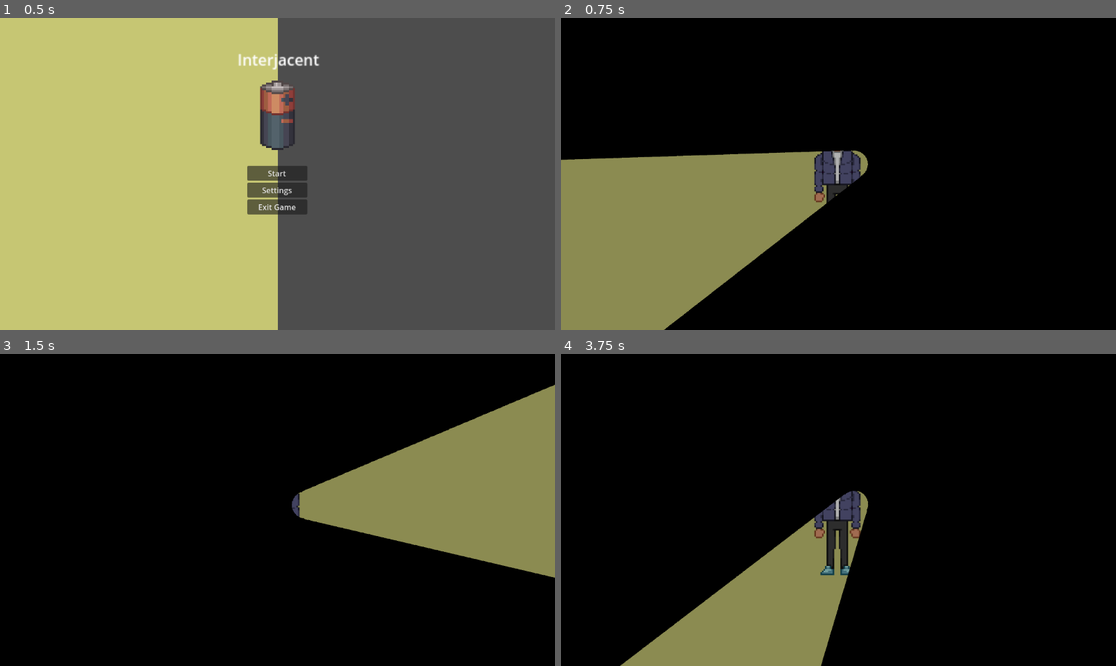
Above: before the commit, frames 1-4 (two rows, left to right).
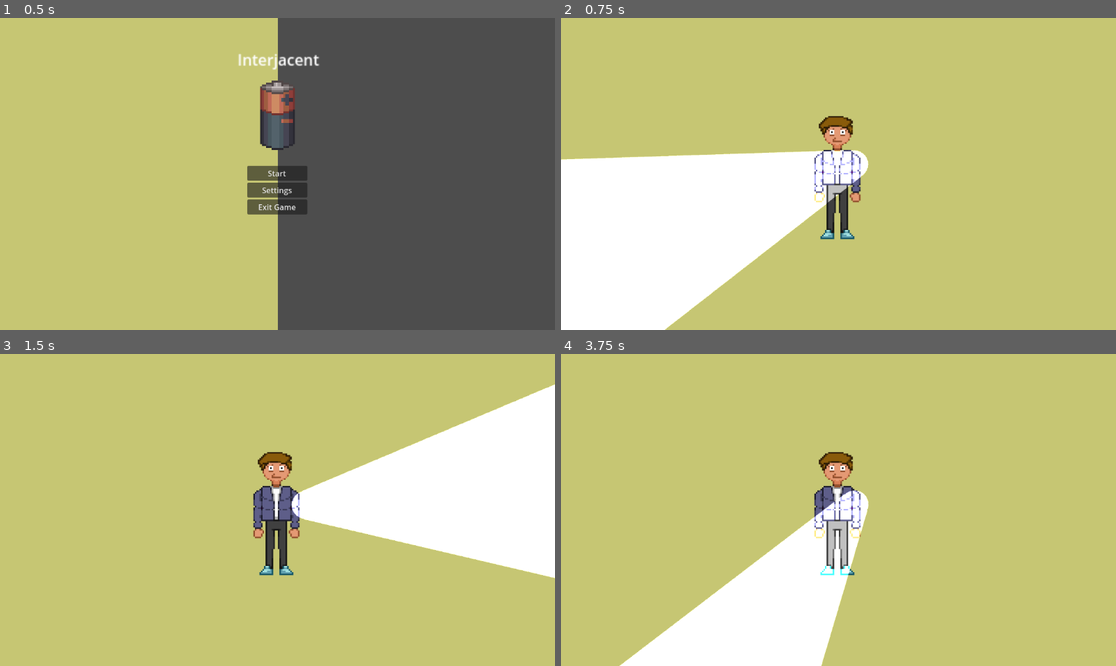
Above: after the commit, the same moments.

Repository: ChloeMayLikeCheese/GDD112-Group-Project
Game: Godot game, scene res://Menus/start_menu.tscn
Two runs of this game, one before a commit and one after it. Both use one fixed random seed, a clock stepped at 60 frames per second and the inputs below.
Inputs (mouse positions are in pixels of both pictures, inside the frame that each line leads up to):
- Up to frame 1 (0.5 s): no input
- Up to frame 2 (0.75 s): click "Start" at 0.5 s
- Up to frame 3 (1.5 s): tap Enter at 1.25 s; move the mouse to (399, 494) at 1.27 s; hold D (Right) from 1.28 s (still down)
- Up to frame 4 (3.75 s): tap Space at 2 s; move the mouse to (727, 525) at 2.02 s; release D (Right) at 2.03 s; hold S (Down) 2.03-2.78 s; move the mouse to (894, 441) at 2.77 s; hold D (Right) 2.78-3.53 s; tap Enter at 3.5 s; move the mouse to (810, 572) at 3.52 s; hold W (Up) from 3.53 s (still down)

Frame 1 is identical in both runs. In frame 2, 100% of the frame differs, in the area x 0-100%, y 0-100%; in frame 3, 100%; in frame 4, 100%.

Commit message:
dark boi go

Diff:
--- a/Creatures/Darkner.gd
+++ b/Creatures/Darkner.gd
@@ -1,10 +1,20 @@
 extends CharacterBody2D
 
-func _process(_delta):
-	pass
+var move_speed = -500
+var chasing = false
+func _physics_process(delta):
+	if chasing:
+		#global_position.move_toward($"../../Character".global_position, delta * 100)
 
+		var player = $"../../Character"
+
+		velocity = (self.global_position - player.global_position).normalized() * move_speed
+		move_and_slide()
 
 
 func interact_with_light():
 	visible = false
 	$CollisionShape2D.disabled = true
+
+func _on_timer_timeout():
+	chasing = true
--- a/Creatures/monster_1.tscn
+++ b/Creatures/monster_1.tscn
@@ -20,3 +20,9 @@
 texture = ExtResource("2_i06o2")
 region_enabled = true
 region_rect = Rect2(1414.73, -8.28738, 177.156, 415.512)
+
+[node name="Timer" type="Timer" parent="."]
+wait_time = 5.0
+autostart = true
+
+[connection signal="timeout" from="Timer" to="." method="_on_timer_timeout"]
--- a/Scenes/backrooms_1.tscn
+++ b/Scenes/backrooms_1.tscn
@@ -43,8 +43,8 @@
 
 [node name="PointLight2D" type="PointLight2D" parent="."]
 z_index = -1
-position = Vector2(-804.5, 1089.5)
-scale = Vector2(45.83, 46.25)
+position = Vector2(888, 1961.13)
+scale = Vector2(66.295, 29.1575)
 energy = 2.3
 blend_mode = 1
 texture = ExtResource("2_q1oui")
@@ -63,4 +63,4 @@
 [node name="Monsters" type="Node2D" parent="."]
 
 [node name="Monster_1" parent="Monsters" instance=ExtResource("3_x1jhr")]
-position = Vector2(-523, 733)
+position = Vector2(-403, 567)
